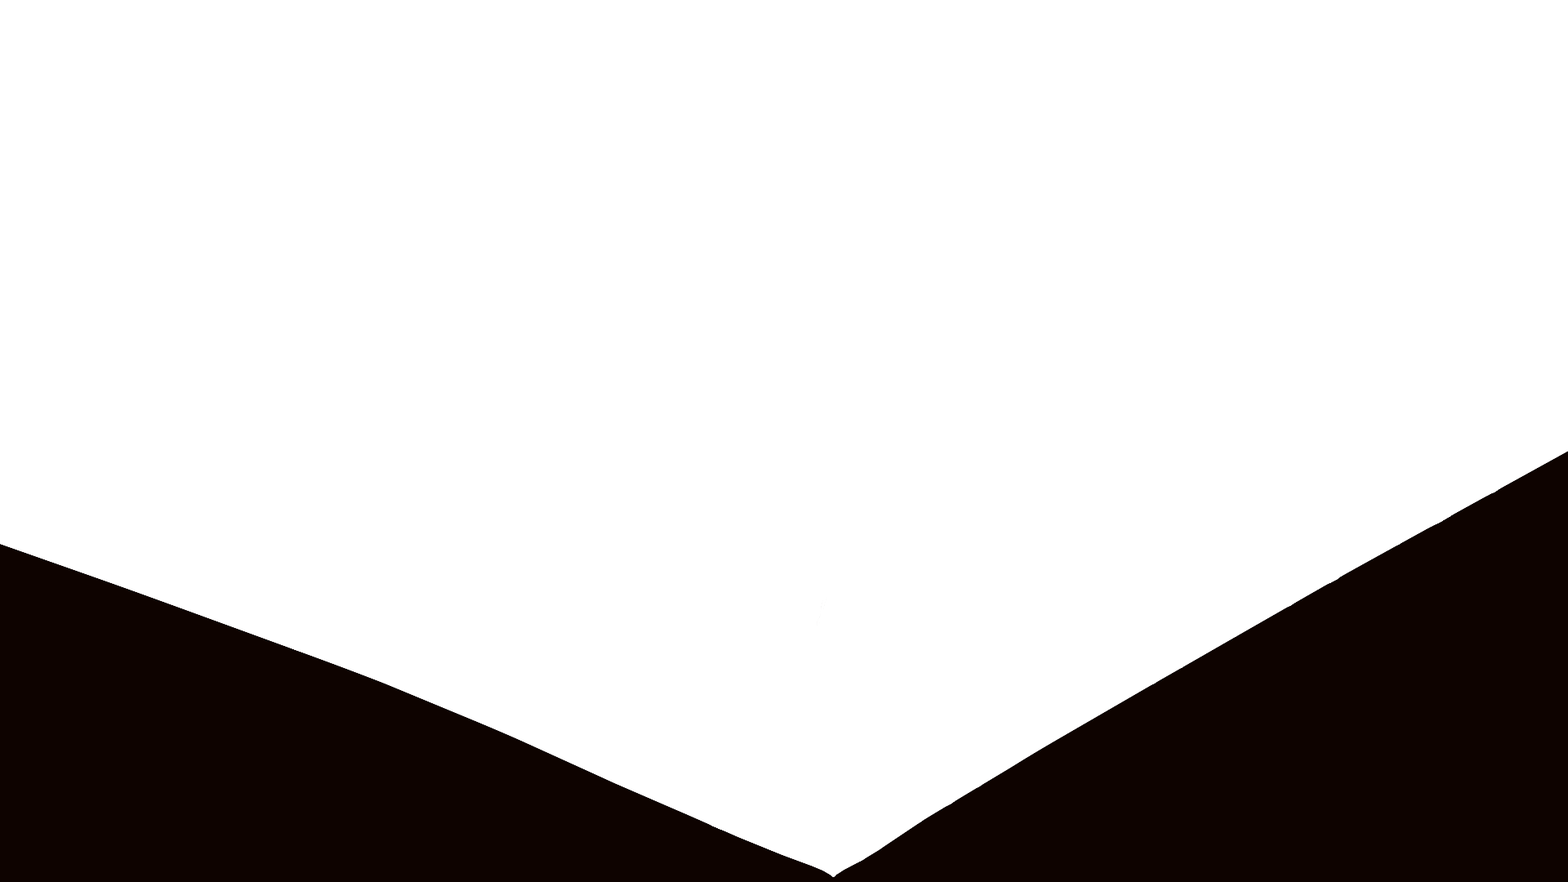
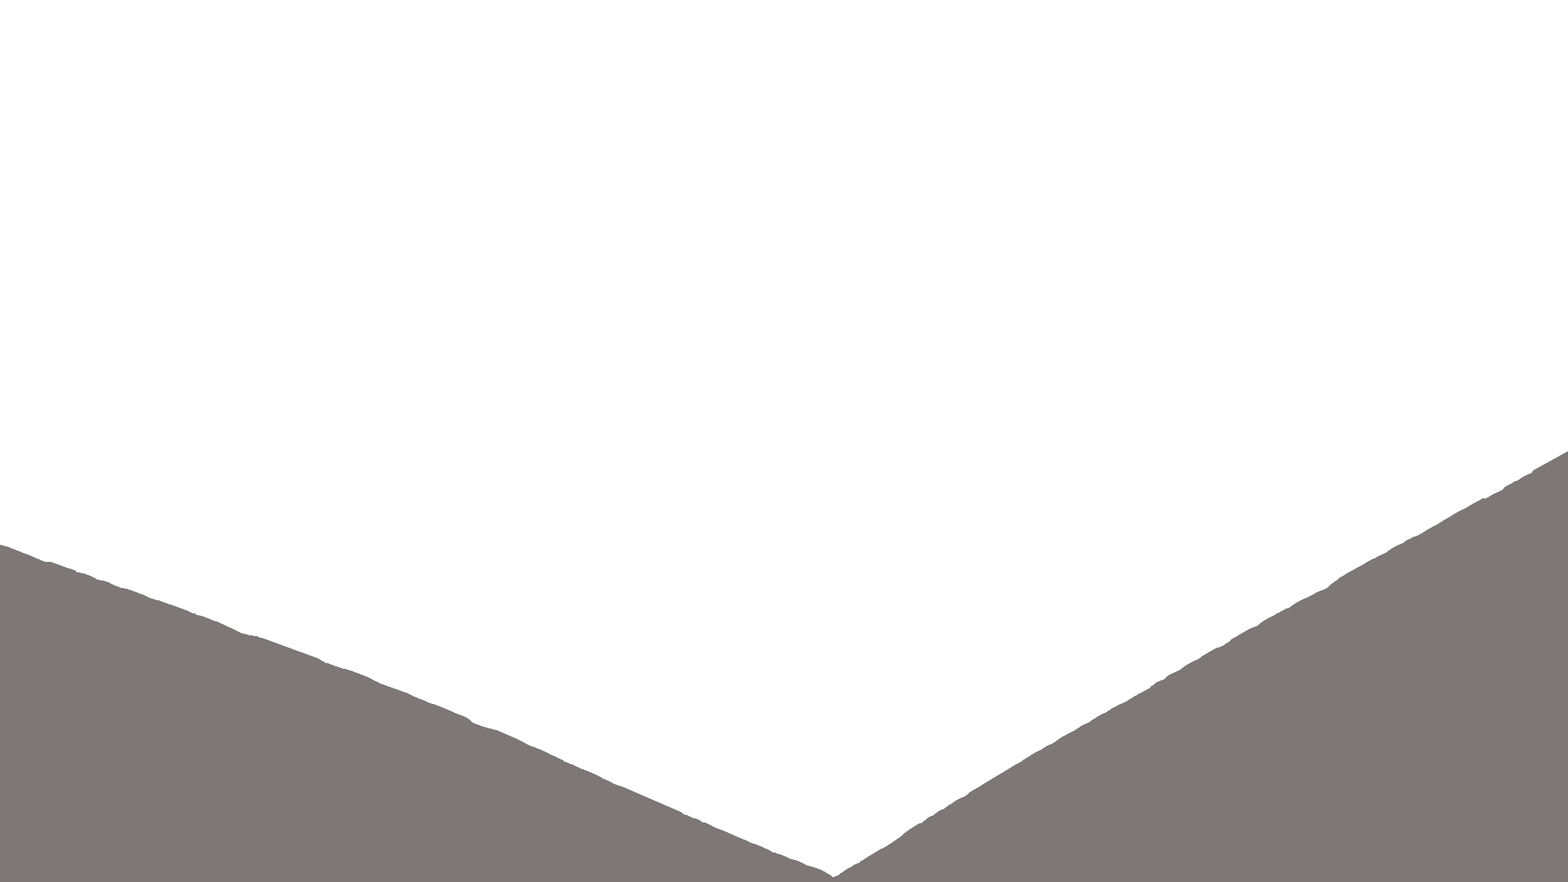
Revision of a layered 1568x882 image; what changed, layer by layer:
added layer "Layer" above "Background copy" over (x1=0, y1=450, x2=1568, y2=878)
added layer "Background copy" (54%) above "Background" over (x1=0, y1=450, x2=1568, y2=882)
"Background": opacity 100% → 0%, painted on it over (x1=0, y1=450, x2=1568, y2=882)